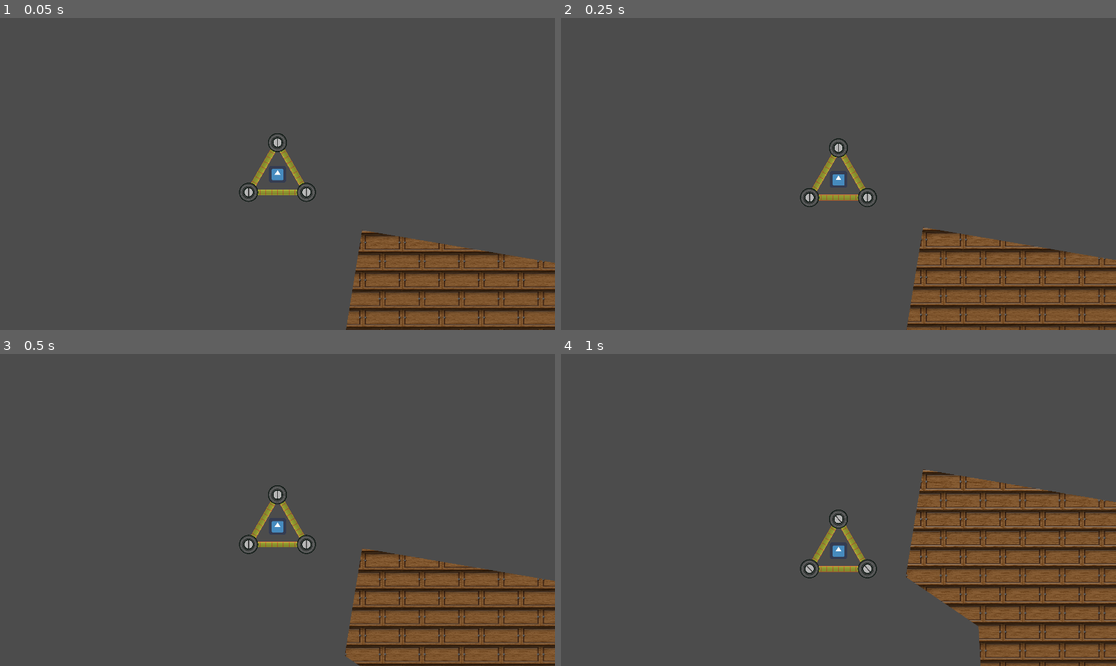
Above: before the commit, frames 1-4 (two rows, left to right).
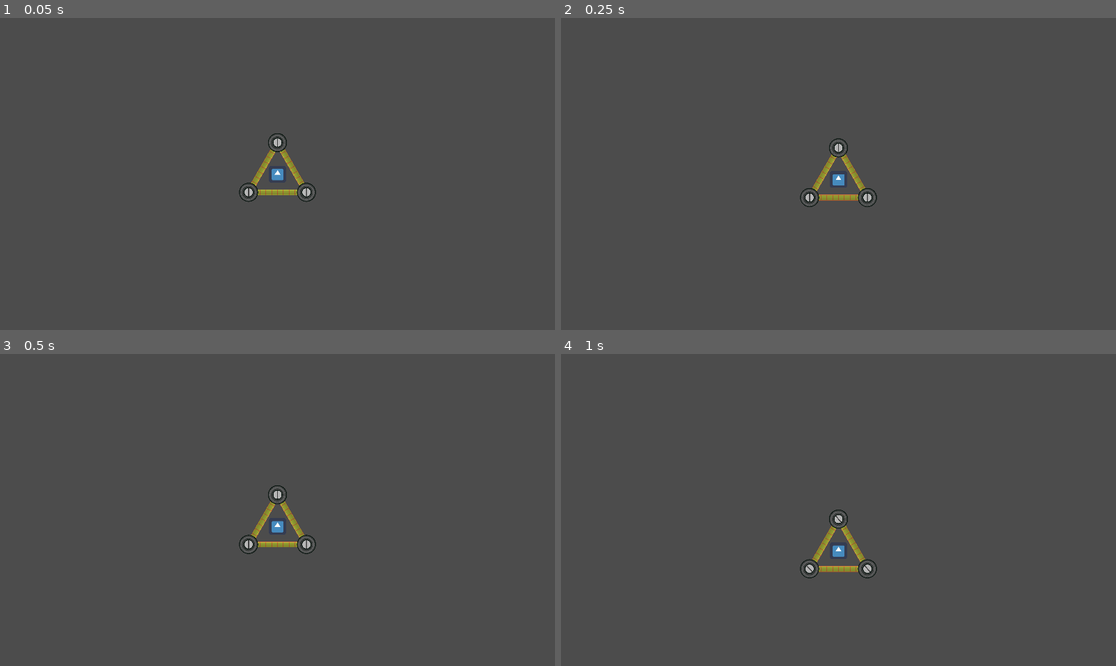
Above: after the commit, the same moments.

Repository: PonzioDelCarusel/SegundoParcialProgramacion
Game: Godot game, scene res://scenes/test.tscn
The game is run twice, just before and just after one commit, with the same random seed, the same clock (stepped at 60 frames per second) and the same inputs. The engine's default icon, where the game draws it, is replaced by a stand-in: a white triangle on a blue panel in a dark square.
Inputs:
- Up to frame 1 (0.05 s): no input
- Up to frame 2 (0.25 s): no input
- Up to frame 3 (0.5 s): no input
- Up to frame 4 (1 s): hold Z from 0.53 s (still down)

The runs differ from the first frame. In frame 1, 9.7% of the frame differs, in the area x 62-100%, y 67-100%; in frame 2, 10%; in frame 3, 12%; in frame 4, 18%, in the area x 62-100%, y 36-100%.

Commit message:
Auto corrido en test.scn
Prueba de primer push

Diff:
--- a/Race Track/scenes/test.tscn
+++ b/Race Track/scenes/test.tscn
@@ -26,7 +26,7 @@
 polygon = PoolVector2Array( -241.661, -106.497, -246.15, 108.454, 385.796, 117.434, 2302.29, 139.545, 2354.29, -878.455 …(358 unchanged characters)…
 
 [node name="car" parent="." instance=ExtResource( 2 )]
-position = Vector2( 2081.46, -627.525 )
+position = Vector2( 1607.78, -802.629 )
 
 [node name="bounce" parent="." instance=ExtResource( 3 )]
 position = Vector2( 336.943, 463.873 )
